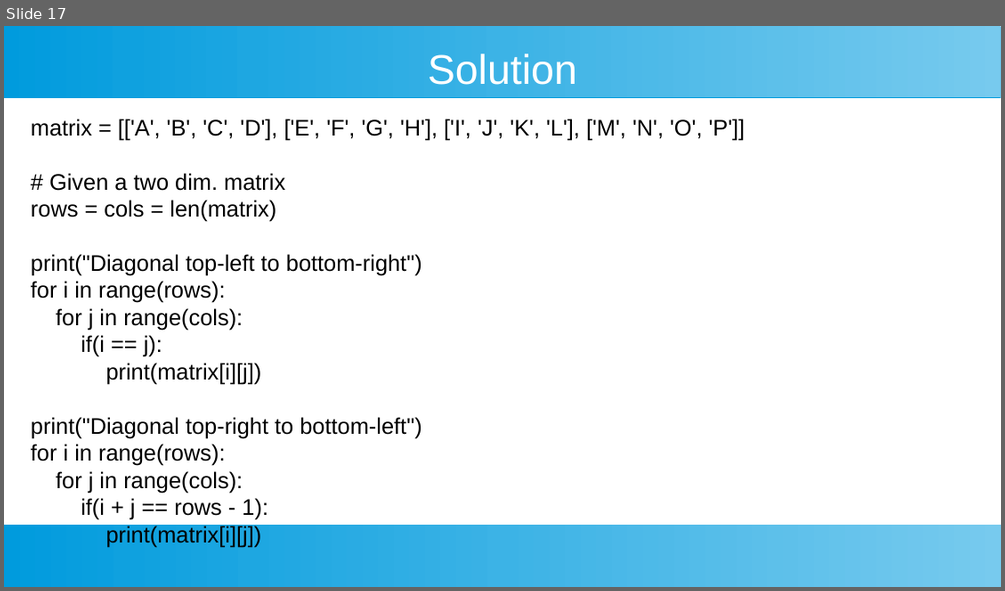
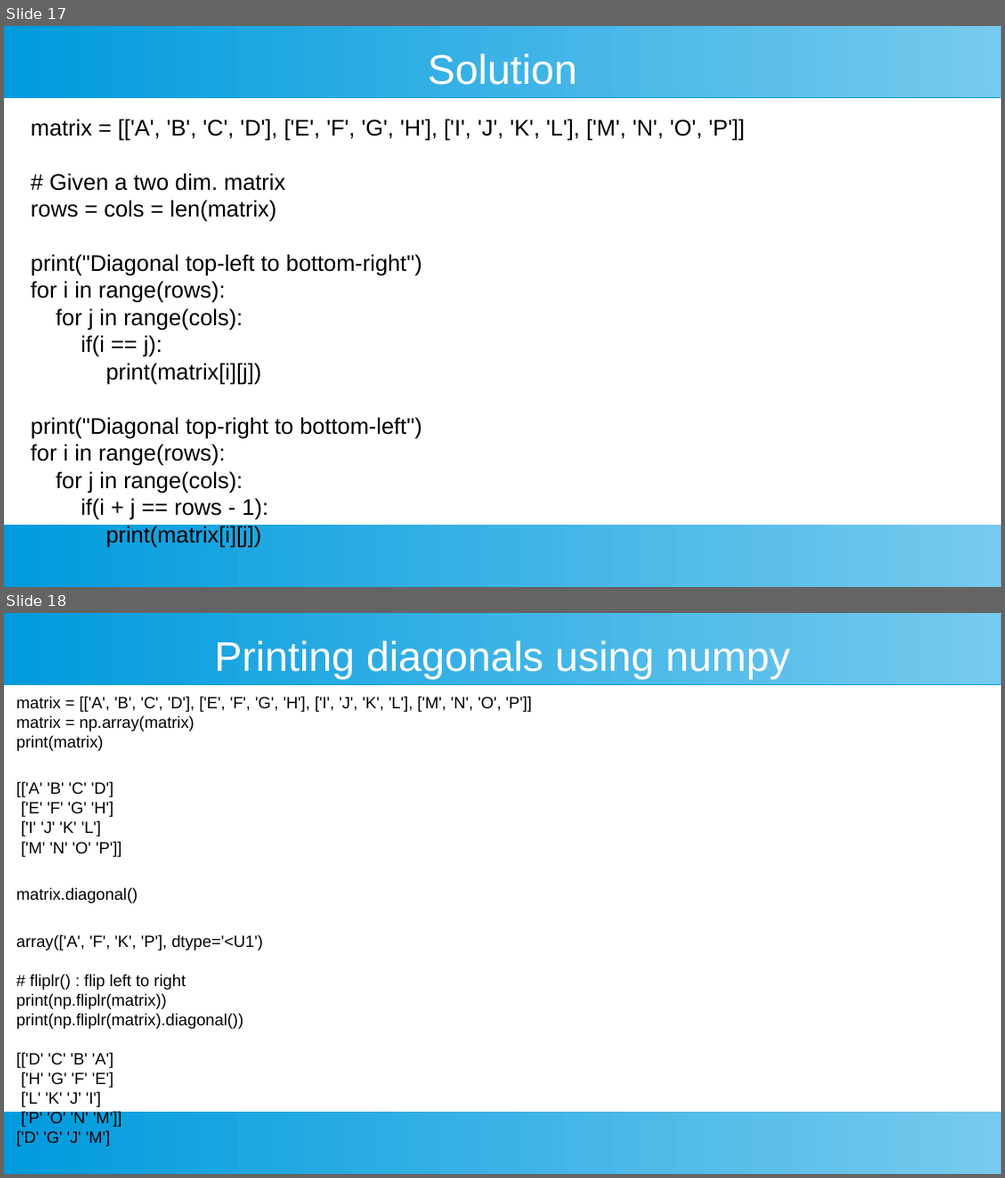
Before and after one commit to ashishjain1547/public_lessons_in_python, a slide deck: Ch 17 - Two Dimensional Matrix/2D Matrix.odp. Shown one above the other, each under a label of ours: slide 17 before the commit, slides 17 and 18 after it. The pictures are 1005x591 and 1005x1178 pixels, drawn with LibreOffice and Linux fonts; fonts in the diff are those of the drawing. Boxes give left, top, right and bottom in pixels: in the first picture for what was removed or moved away, otherwise in the second. Text is boxed around its words. In the diff, an @@ line names an element or a change of style, - is before the commit and + after.

```diff
--- a/Ch 17 - Two Dimensional Matrix/2D Matrix.odp
+++ b/Ch 17 - Two Dimensional Matrix/2D Matrix.odp
@@ slide 18 added at (4, 613, 1001, 1174), background #FFFFFF; not listed: 2 template elements that a slide beside it also shows @@
@@ title added at (214, 641, 790, 679), 33 pt, text #FFFFFF @@
+Printing diagonals using numpy
@@ text added at (16, 696, 532, 1146), 13 pt, text #000000 @@
+matrix = [['A', 'B', 'C', 'D'], ['E', 'F', 'G', 'H'], ['I', 'J', 'K', 'L'], ['M', 'N', 'O', 'P']]
+matrix = np.array(matrix)
+print(matrix)
+[['A' 'B' 'C' 'D']
+['E' 'F' 'G' 'H']
+['I' 'J' 'K' 'L']
+['M' 'N' 'O' 'P']]
+matrix.diagonal()
+array(['A', 'F', 'K', 'P'], dtype='<U1')
+# fliplr() : flip left to right
+print(np.fliplr(matrix))
+print(np.fliplr(matrix).diagonal())
+[['D' 'C' 'B' 'A']
+['H' 'G' 'F' 'E']
+['L' 'K' 'J' 'I']
+['P' 'O' 'N' 'M']]
+['D' 'G' 'J' 'M']
```
Also in this commit, not shown: 2 slides changed, 1 other slide added, 23 other files.
